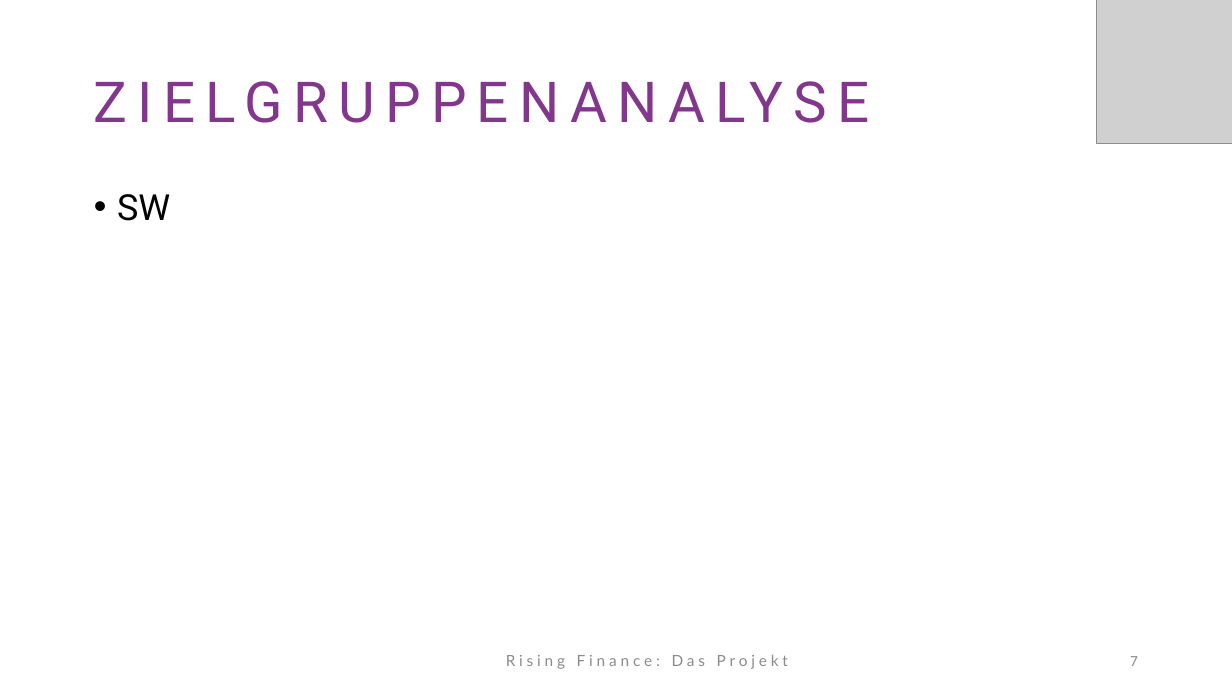
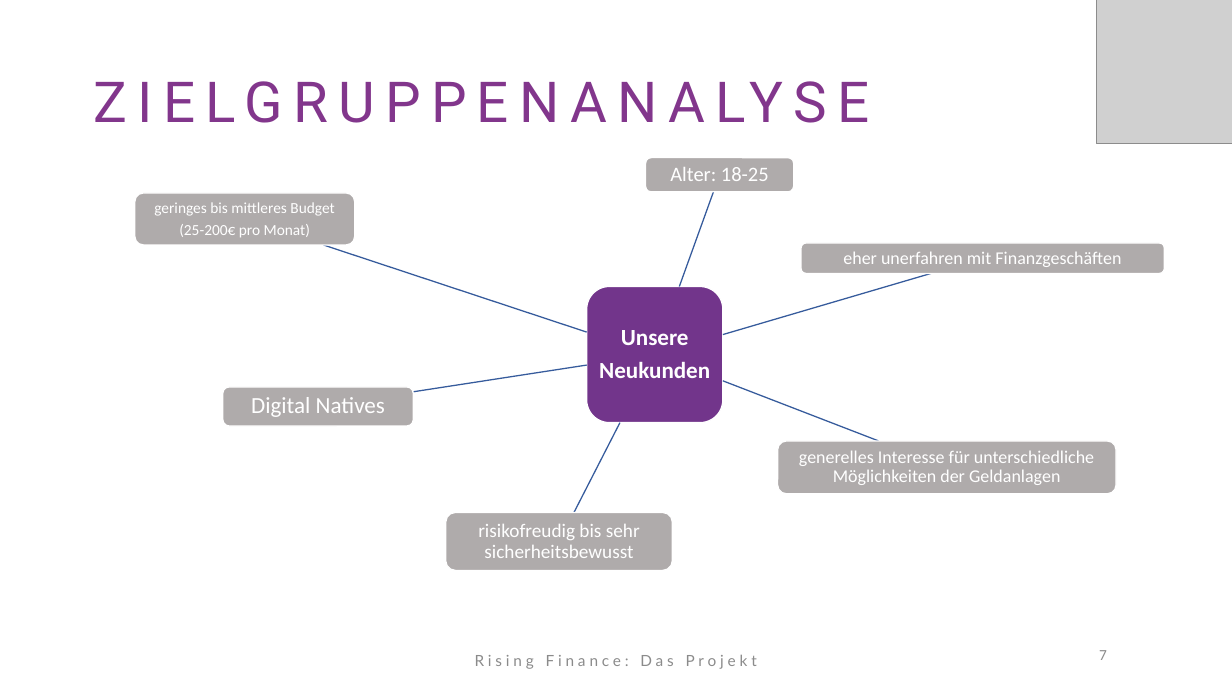
Before and after one commit to LennartFertig/Fallstudie-Rising-Finance, a slide deck: slide 7 of Abschlusspräsentation.pptx. Drawn at 1232x693 pixels with LibreOffice and Linux fonts; fonts in the diff are those of the drawing; grey boxes stand for pictures. Boxes give left, top, right and bottom in pixels: in the first picture for what was removed or moved away, otherwise in the second. Text is boxed around its words. In the diff, an @@ line names an element or a change of style, - is before the commit and + after.

```diff
--- a/Abschlusspräsentation.pptx
+++ b/Abschlusspräsentation.pptx
@@ text removed at (117,194,170,221) @@
-• SW
@@ group added at (135,158,1165,571): 7 rounded rectangles, 7 texts, 6 freeform shapes @@
+Unsere
+Neukunden
+Alter: 18-25
+eher unerfahren mit Finanzgeschäften
+generelles Interesse für unterschiedliche Möglichkeiten der Geldanlagen
+risikofreudig bis sehr sicherheitsbewusst
+Digital Natives
+geringes bis mittleres Budget
+(25-200€ pro Monat)
@@ text "Rising Finance: Das Projekt": place and size @@
-text "Rising Finance: Das Projekt" at (506,655,788,669)
+text "Rising Finance: Das Projekt" at (475,655,757,669)
@@ page number: place and size @@
-page number at (1130,656,1138,666)
+page number at (1099,650,1107,660)
```
Also in this commit, not shown: 6 other slides changed, 1 slide added.
